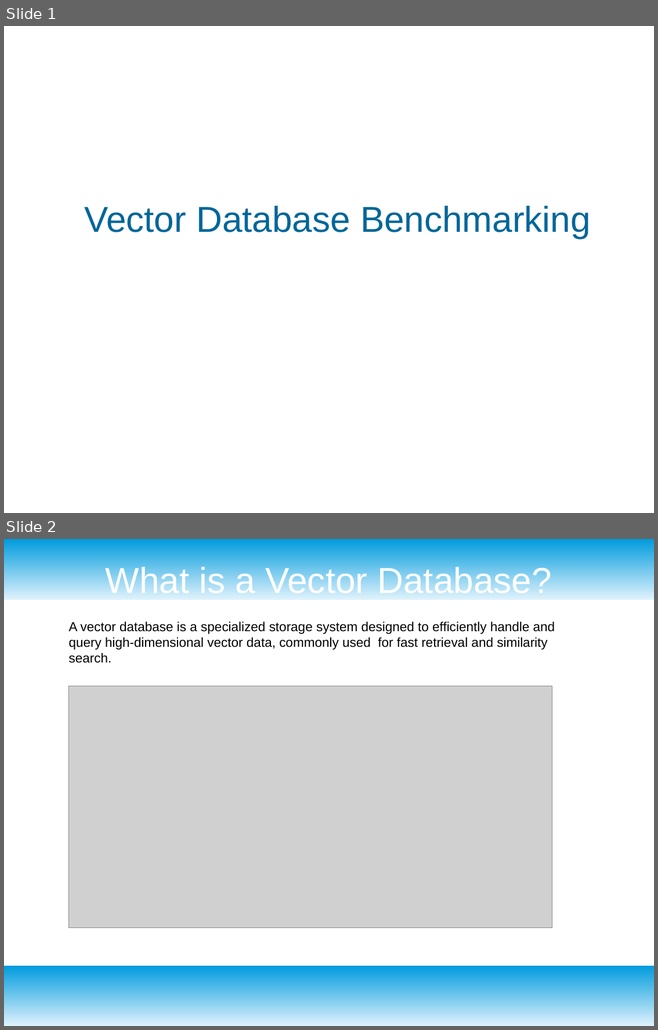
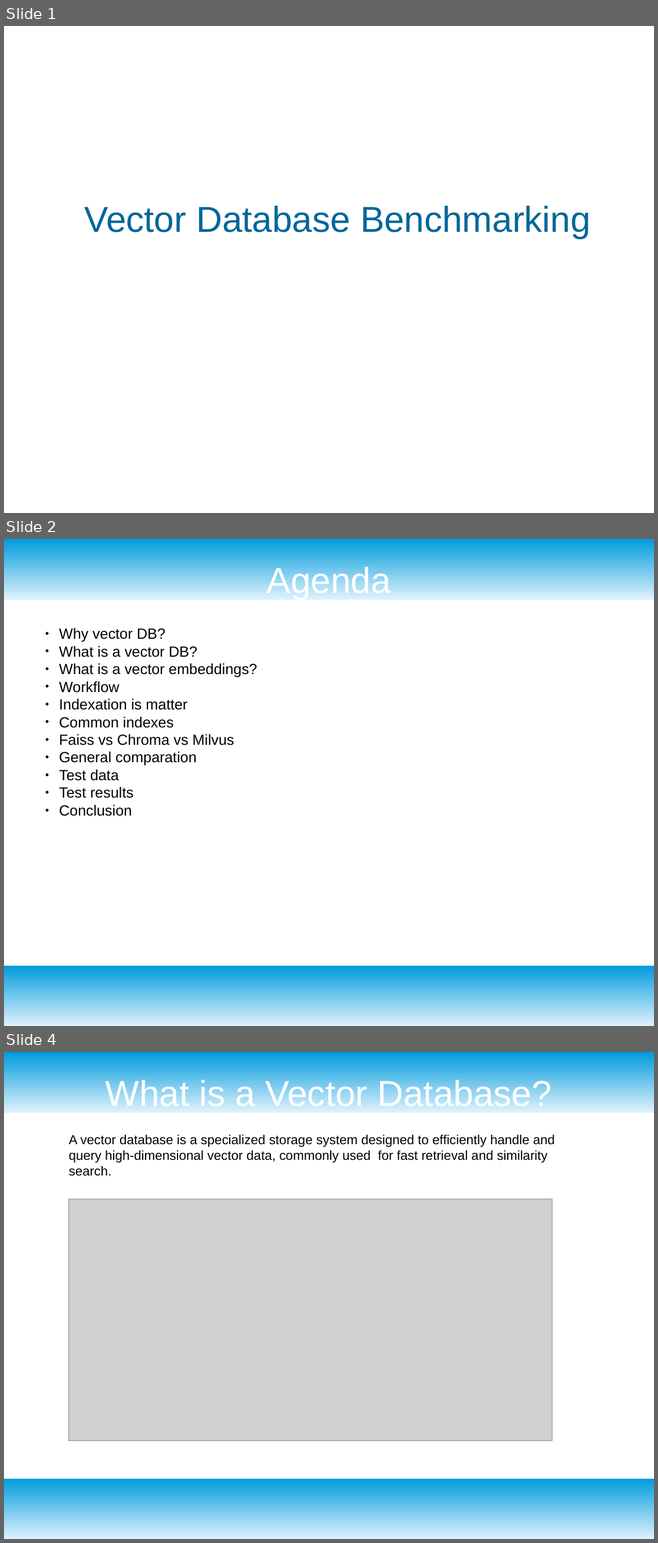
Before and after one commit to pilotofbalance/vector_db_benchmarking, a slide deck: vec_db_benchmark.odp. Shown one above the other, each under a label of ours: slides 1 and 2 before the commit, slides 1, 2 and 4 after it; the slides between them are not shown. The pictures are 658x1030 and 658x1543 pixels, drawn with LibreOffice and Linux fonts; fonts in the diff are those of the drawing; grey boxes stand for pictures; background and template pictures are left out. Boxes give left, top, right and bottom in pixels: in the first picture for what was removed or moved away, otherwise in the second. Text is boxed around its words. In the diff, an @@ line names an element or a change of style, - is before the commit and + after.

Commit message:
update presentation with results

```diff
--- a/vec_db_benchmark.odp
+++ b/vec_db_benchmark.odp
@@ slide 2 added at (4, 539, 654, 1026), background #FFFFFF; not listed: 2 template elements that a slide beside it also shows @@
@@ title added at (267, 565, 391, 600), 44 pt, text #FFFFFF @@
+Agenda
@@ text added at (59, 628, 257, 816), 18 pt, text #000000 @@
+● Why vector DB?
+● What is a vector DB?
+● What is a vector embeddings?
+● Workflow
+● Indexation is matter
+● Common indexes
+● Faiss vs Chroma vs Milvus
+● General comparation
+● Test data
+● Test results
+● Conclusion
@@ what was slide 2 is now slide 4 @@
```
Also in this commit, not shown: 3 slides changed, 1 other slide added.
